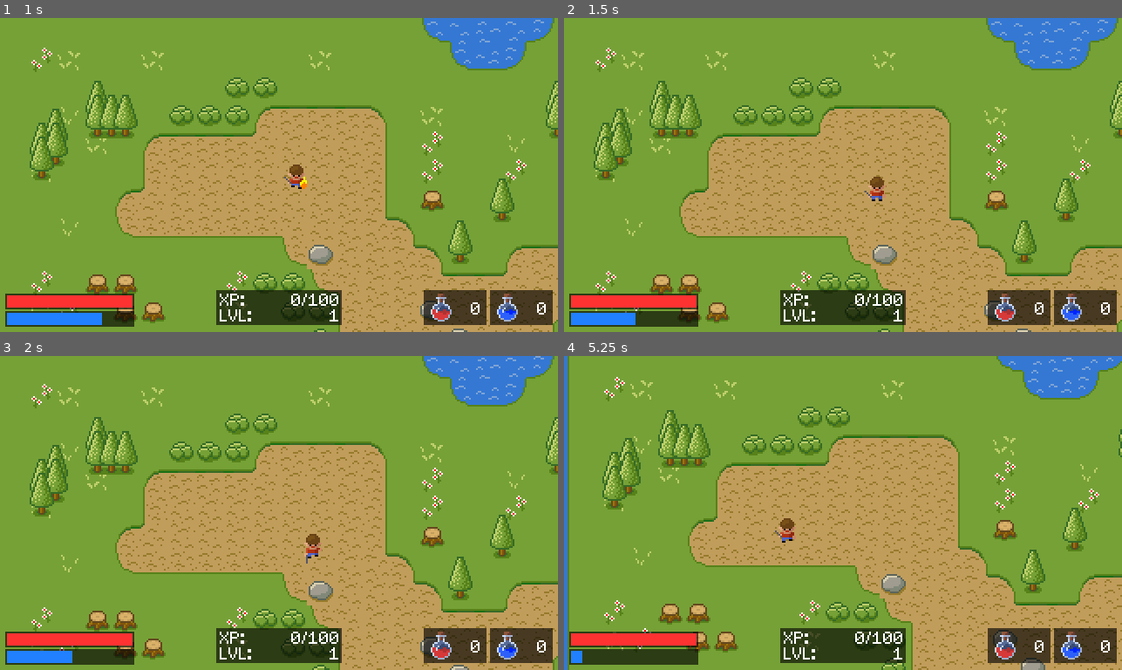
Above: before the commit, frames 1-4 (two rows, left to right).
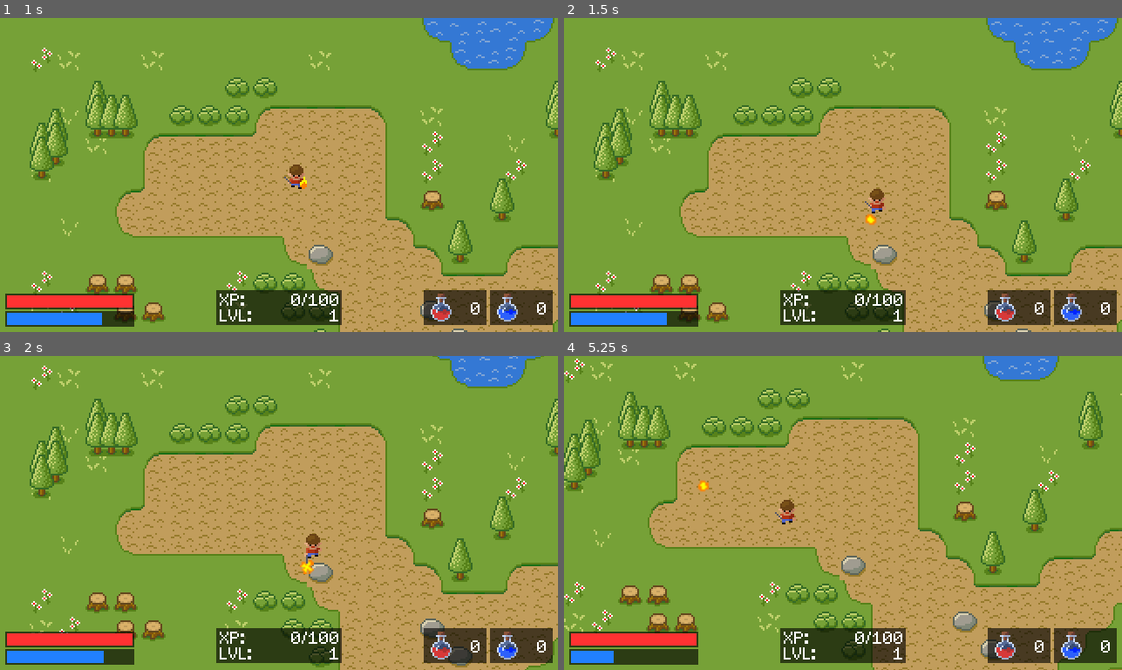
Above: after the commit, the same moments.

Repository: xvcrimsajadevx/Godot-Projects
Game: Godot game, scene res://Scenes/Main.tscn
The game is run twice, just before and just after one commit, with the same random seed, the same clock (stepped at 60 frames per second) and the same inputs.
Inputs:
- Up to frame 1 (1 s): tap Enter at 0.5 s; hold Right (ui_right) from 0.53 s (still down); hold Space (attack) from 0.53 s (still down); tap M (fireball) at 0.8 s
- Up to frame 2 (1.5 s): release Right (ui_right) at 1.28 s; release Space (attack) at 1.28 s; hold Down (ui_down) from 1.28 s (still down); tap M (fireball) at 1.35 s
- Up to frame 3 (2 s): keep holding Down (ui_down); tap Space (attack) at 1.55 s
- Up to frame 4 (5.25 s): release Down (ui_down) at 2.03 s; hold Right (ui_right) 2.03-2.78 s; hold Space (attack) 2.03-2.78 s; tap M (fireball) at 2.3, 2.85, 3.8, 4.35 s; hold Up (ui_up) 2.78-3.53 s; tap Space (attack) at 3.05, 4.55 s; hold Space (attack) 3.53-4.28 s; hold Left (ui_left) 3.53-5.03 s; hold Down (ui_down) from 5.03 s (still down); hold Space (attack) from 5.03 s (still down)

Frame 1 is identical in both runs. In frame 2, 0.5% of the frame differs, in the area x 12-58%, y 50-98%; in frame 3, 24%; in frame 4, 33%, in the area x 0-100%, y 0-100%.

Commit message:
SimpleRPG - Fireball attack implemented

Diff:
--- /dev/null
+++ b/SimpleRPG/Entities/Fireball/Fireball.gd
@@ -0,0 +1,40 @@
+extends Area2D
+
+var tilemap
+var speed = 80
+var direction : Vector2
+var attack_damage
+
+# Called when the node enters the scene tree for the first time.
+func _ready():
+	tilemap = get_tree().root.get_node("Root/TileMap")
+
+# Called every frame. 'delta' is the elapsed time since the previous frame.
+func _process(delta):
+	position = position + speed * delta * direction
+
+func _on_Fireball_body_entered(body):
+	# Ignore collision with player and water
+	if body.name == "Player":
+		return
+
+	if body.name == "TileMap":
+		var cell_coord = tilemap.world_to_map(position)
+		var cell_type_id = tilemap.get_cellv(cell_coord)
+		if cell_type_id == tilemap.tile_set.find_tile_by_name("water"):
+			return
+
+	# If the fireball hits skeleton, call the hit() function
+	if body.name.find("Skeleton") >= 0:
+		body.hit(attack_damage)
+
+	# Stop the movement and explode
+	direction = Vector2.ZERO
+	$AnimatedSprite.play("explode")
+
+func _on_AnimatedSprite_animation_finished():
+	if $AnimatedSprite.animation == "explode":
+		get_tree().queue_delete(self)
+
+func _on_Timer_timeout():
+	$AnimatedSprite.play("explode")
--- /dev/null
+++ b/SimpleRPG/Entities/Fireball/Fireball.tscn
@@ -0,0 +1,47 @@
+[gd_scene load_steps=12 format=2]
+
+[ext_resource path="res://Entities/Fireball/fireball_explode_2.png" type="Texture" id=1]
+[ext_resource path="res://Entities/Fireball/fireball_explode_1.png" type="Texture" id=2]
+[ext_resource path="res://Entities/Fireball/fireball_explode_3.png" type="Texture" id=3]
+[ext_resource path="res://Entities/Fireball/fireball_explode_4.png" type="Texture" id=4]
+[ext_resource path="res://Entities/Fireball/fireball_fly_2.png" type="Texture" id=5]
+[ext_resource path="res://Entities/Fireball/fireball_fly_3.png" type="Texture" id=6]
+[ext_resource path="res://Entities/Fireball/fireball_fly_1.png" type="Texture" id=7]
+[ext_resource path="res://Entities/Fireball/fireball_fly_4.png" type="Texture" id=8]
+[ext_resource path="res://Entities/Fireball/Fireball.gd" type="Script" id=9]
+
+[sub_resource type="SpriteFrames" id=1]
+animations = [ {
+"frames": [ ExtResource( 2 ), ExtResource( 1 ), ExtResource( 3 ), ExtResource( 4 ) ],
+"loop": false,
+"name": "explode",
+"speed": 5.0
+}, {
+"frames": [ ExtResource( 7 ), ExtResource( 5 ), ExtResource( 6 ), ExtResource( 8 ) ],
+"loop": true,
+"name": "fly",
+"speed": 5.0
+} ]
+
+[sub_resource type="CircleShape2D" id=2]
+radius = 3.0
+
+[node name="Fireball" type="Area2D"]
+script = ExtResource( 9 )
+
+[node name="AnimatedSprite" type="AnimatedSprite" parent="."]
+frames = SubResource( 1 )
+animation = "fly"
+frame = 1
+playing = true
+
+[node name="CollisionShape2D" type="CollisionShape2D" parent="."]
+shape = SubResource( 2 )
+
+[node name="Timer" type="Timer" parent="."]
+wait_time = 2.0
+autostart = true
+
+[connection signal="body_entered" from="." to="." method="_on_Fireball_body_entered"]
+[connection signal="animation_finished" from="AnimatedSprite" to="." method="_on_AnimatedSprite_animation_finished"]
+[connection signal="timeout" from="Timer" to="." method="_on_Timer_timeout"]
--- a/SimpleRPG/Entities/Player/Player.gd
+++ b/SimpleRPG/Entities/Player/Player.gd
@@ -20,6 +20,12 @@
 var attack_cooldown_time = 1000
 var next_attack_time = 0
 var attack_damage = 30
+
+# Fireball variables
+var fireball_damage = 50
+var fireball_cooldown_time = 1000
+var next_fireball_time = 0
+var fireball_scene = preload("res://Entities/Fireball/Fireball.tscn")
 
 func _ready():
 	emit_signal("player_stats_changed", self)
@@ -114,15 +120,29 @@
 			# Add cooldown time to current time
 			next_attack_time = now + attack_cooldown_time
 	elif event.is_action_pressed("fireball"):
-		if mana >= 25:
+		var now = OS.get_ticks_msec()
+		if mana >= 25 and now >= next_fireball_time:
+			# Update mana
 			mana = mana - 25
 			emit_signal("player_stats_changed", self)
+
+			# Play fireball animation
 			attack_playing = true
 			var animation = get_animation_direction(last_direction) + "_fireball"
 			$Sprite.play(animation)
 
+			# Add cooldown time to current time
+			next_fireball_time = now + fireball_cooldown_time
+
 func _on_Sprite_animation_finished():
 	attack_playing = false
+
+	if $Sprite.animation.ends_with("_fireball"):
+		var fireball = fireball_scene.instance()
+		fireball.attack_damage = fireball_damage
+		fireball.direction = last_direction.normalized()
+		fireball.position = position + last_direction.normalized() * 4
+		get_tree().root.get_node('Root').add_child(fireball)
 
 func hit(damage):
 	health -= damage
--- a/SimpleRPG/Scenes/Main.tscn
+++ b/SimpleRPG/Scenes/Main.tscn
@@ -333,8 +333,7 @@
 
 [node name="GameOver" type="ColorRect" parent="CanvasLayer"]
 modulate = Color( 1, 1, 1, 0 )
-margin_left = 1.0
-margin_right = 321.0
+margin_right = 320.0
 margin_bottom = 180.0
 mouse_filter = 2
 color = Color( 0.54902, 0, 0, 1 )
Binary file added: SimpleRPG/Entities/Fireball/fireball_explode_1.png
Not shown, added: SimpleRPG/Entities/Fireball/fireball_explode_1.png.import
Binary file added: SimpleRPG/Entities/Fireball/fireball_explode_2.png
Not shown, added: SimpleRPG/Entities/Fireball/fireball_explode_2.png.import
Binary file added: SimpleRPG/Entities/Fireball/fireball_explode_3.png
Not shown, added: SimpleRPG/Entities/Fireball/fireball_explode_3.png.import
Binary file added: SimpleRPG/Entities/Fireball/fireball_explode_4.png
Not shown, added: SimpleRPG/Entities/Fireball/fireball_explode_4.png.import
Binary file added: SimpleRPG/Entities/Fireball/fireball_fly_1.png
Not shown, added: SimpleRPG/Entities/Fireball/fireball_fly_1.png.import
Binary file added: SimpleRPG/Entities/Fireball/fireball_fly_2.png
Not shown, added: SimpleRPG/Entities/Fireball/fireball_fly_2.png.import
(and 4 more such lines)
